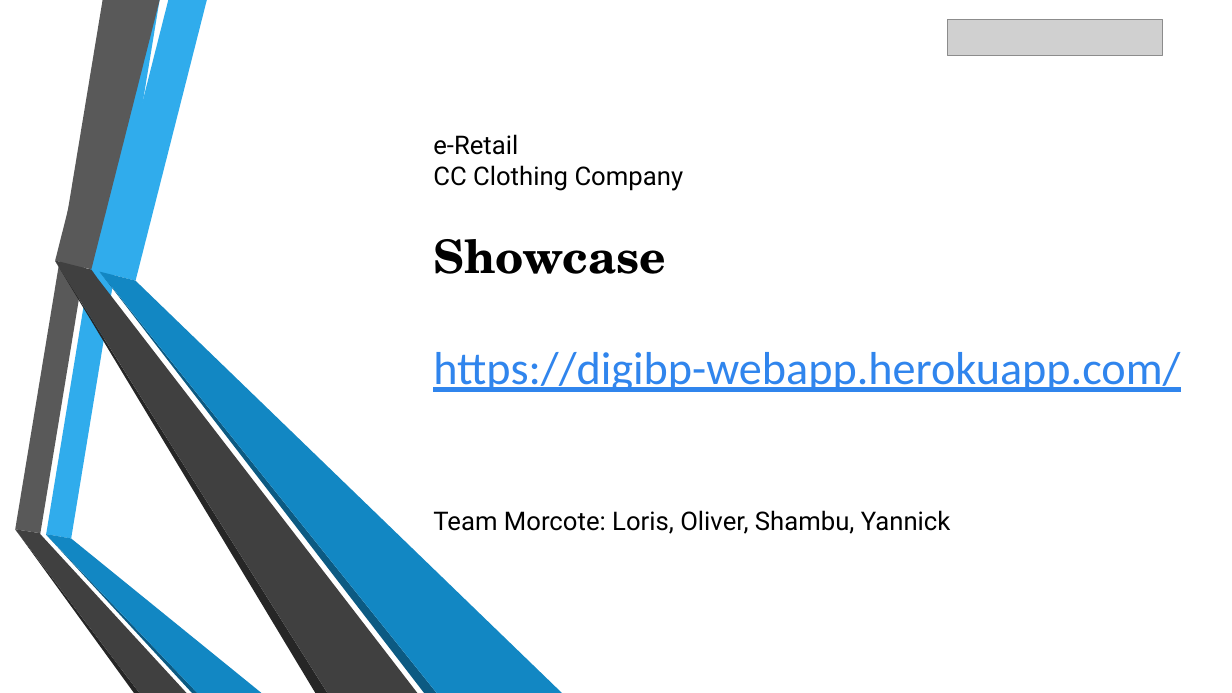
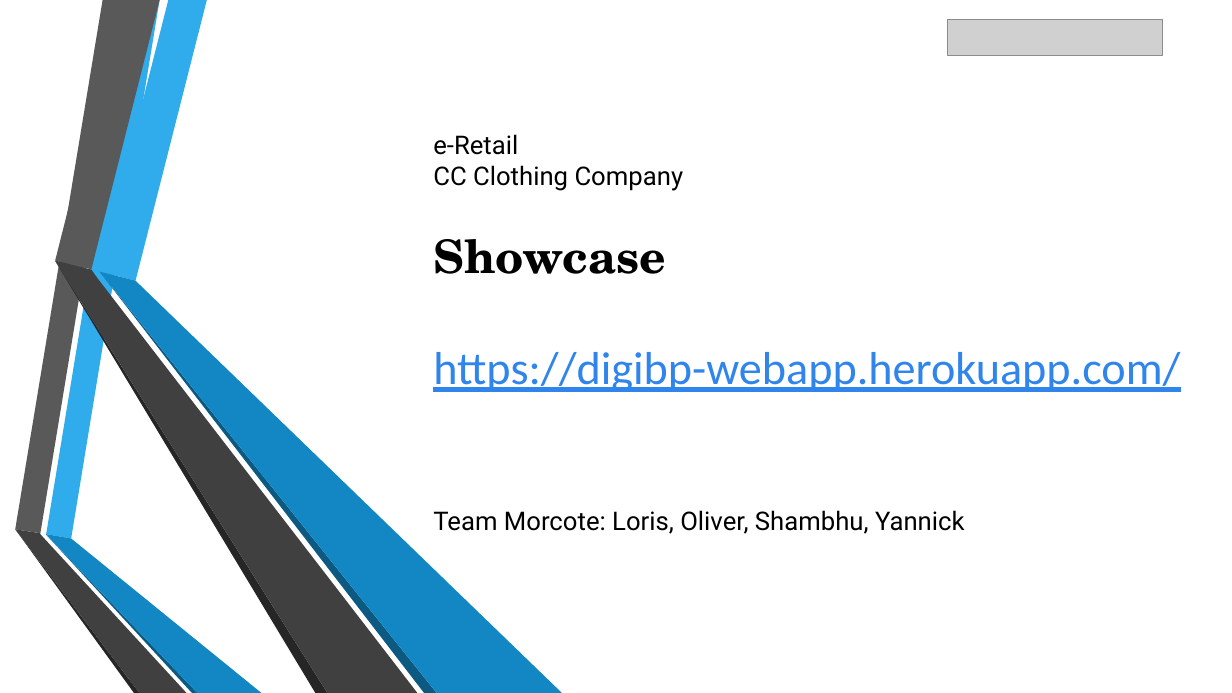
Before and after one commit to DigiBP/digibp-morcote, a slide deck: slide 6 of DBP_Morcote_CC_ClothingCompany.pptx (slide 5 before the commit). Drawn at 1232x693 pixels with LibreOffice and Linux fonts; fonts in the diff are those of the drawing; grey boxes stand for pictures. Boxes give left, top, right and bottom in pixels: in the first picture for what was removed or moved away, otherwise in the second. Text is boxed around its words. In the diff, an @@ line names an element or a change of style, - is before the commit and + after.

Commit message:
fixed spelling errors

```diff
--- a/DBP_Morcote_CC_ClothingCompany.pptx
+++ b/DBP_Morcote_CC_ClothingCompany.pptx
@@ text at bbox=[433, 352, 1180, 534]: text changed @@
-https://digibp-webapp.herokuapp.com/
-Team Morcote: Loris, Oliver, Shambu, Yannick
+https://digibp-webapp.herokuapp.com/
+Team Morcote: Loris, Oliver, Shambhu, Yannick
```
Also in this commit, not shown: 4 other slides changed, 1 slide added.
